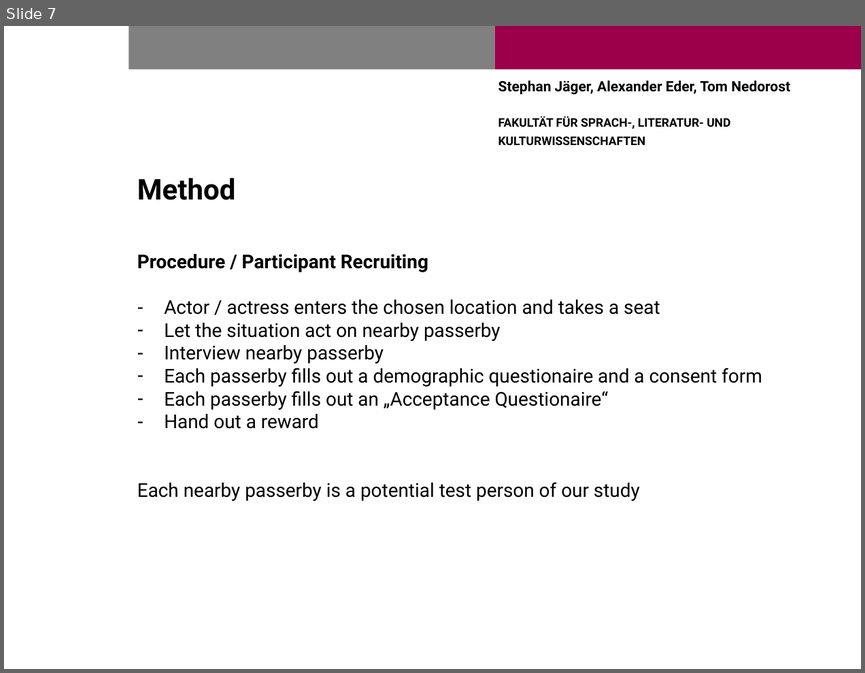
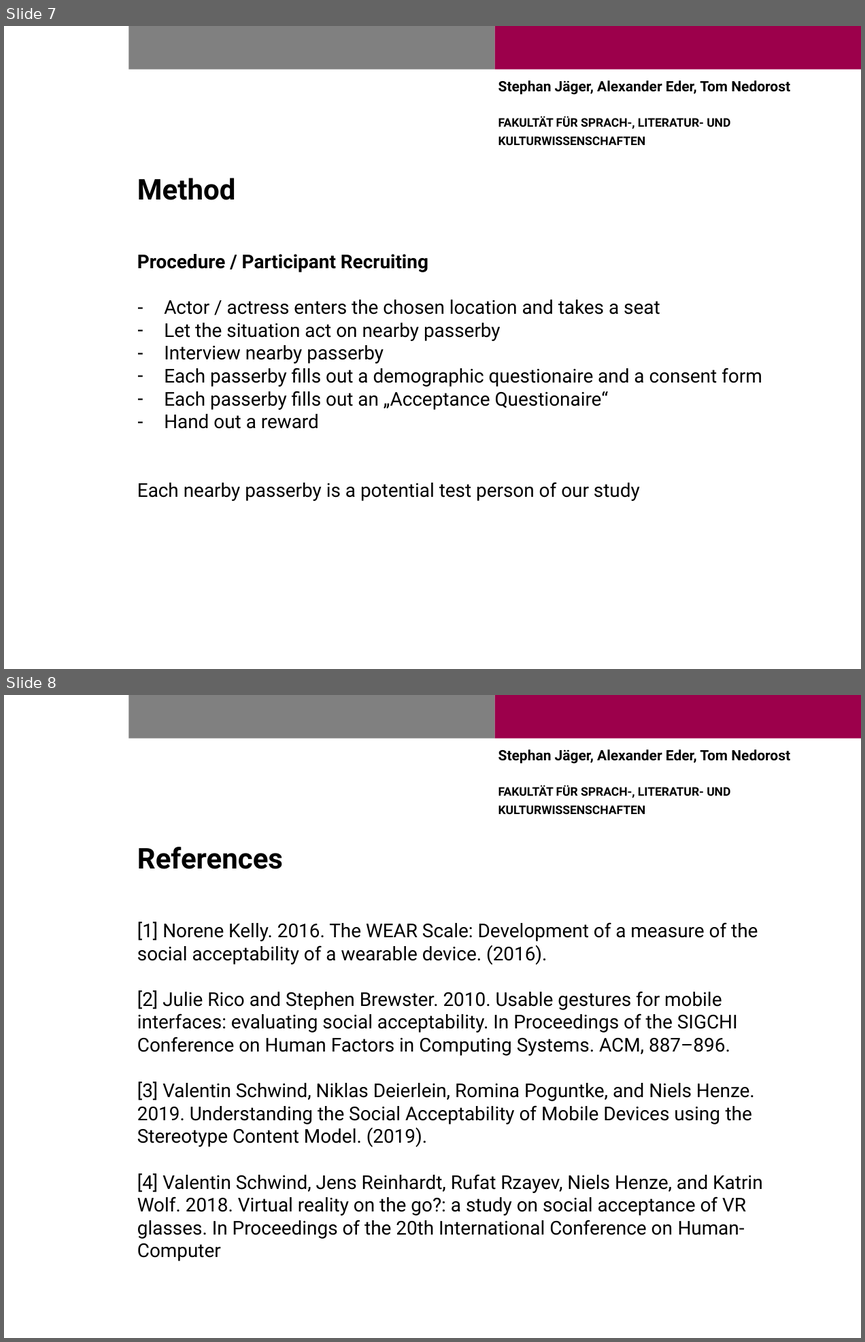
Before and after one commit to tomNedorost/MMI, a slide deck: Präsentationen/präs_MMI_Nomadic Acceptance_3.pptx. Shown one above the other, each under a label of ours: slide 7 before the commit, slides 7 and 8 after it. The pictures are 865x673 and 865x1342 pixels, drawn with LibreOffice and Linux fonts; fonts in the diff are those of the drawing; background and template pictures are left out. Boxes give left, top, right and bottom in pixels: in the first picture for what was removed or moved away, otherwise in the second. Text is boxed around its words. In the diff, an @@ line names an element or a change of style, - is before the commit and + after.

```diff
--- a/Präsentationen/präs_MMI_Nomadic Acceptance_3.pptx
+++ b/Präsentationen/präs_MMI_Nomadic Acceptance_3.pptx
@@ slide 8 added at <box>4,695,861,1338</box>, background #FFFFFF; not listed: 3 template elements that a slide beside it also shows @@
@@ title added at <box>137,847,283,869</box>, 24 pt, text #000000, bold @@
+References
@@ text added at <box>137,921,762,1261</box>, 16 pt, text #000000 @@
+[1] Norene Kelly. 2016. The WEAR Scale: Development of a measure of the social acceptability of a wearable device. (2016).
+[2] Julie Rico and Stephen Brewster. 2010. Usable gestures for mobile interfaces: evaluating social acceptability. In Proceedings of the SIGCHI Conference on Human Factors in Computing Systems. ACM, 887–896.
+[3] Valentin Schwind, Niklas Deierlein, Romina Poguntke, and Niels Henze. 2019. Understanding the Social Acceptability of Mobile Devices using the Stereotype Content Model. (2019).
+[4] Valentin Schwind, Jens Reinhardt, Rufat Rzayev, Niels Henze, and Katrin Wolf. 2018. Virtual reality on the go?: a study on social acceptance of VR glasses. In Proceedings of the 20th International Conference on Human-Computer
```
Also in this commit, not shown: 1 slide changed, 1 other slide added, 1 slide removed, 13 other files.
